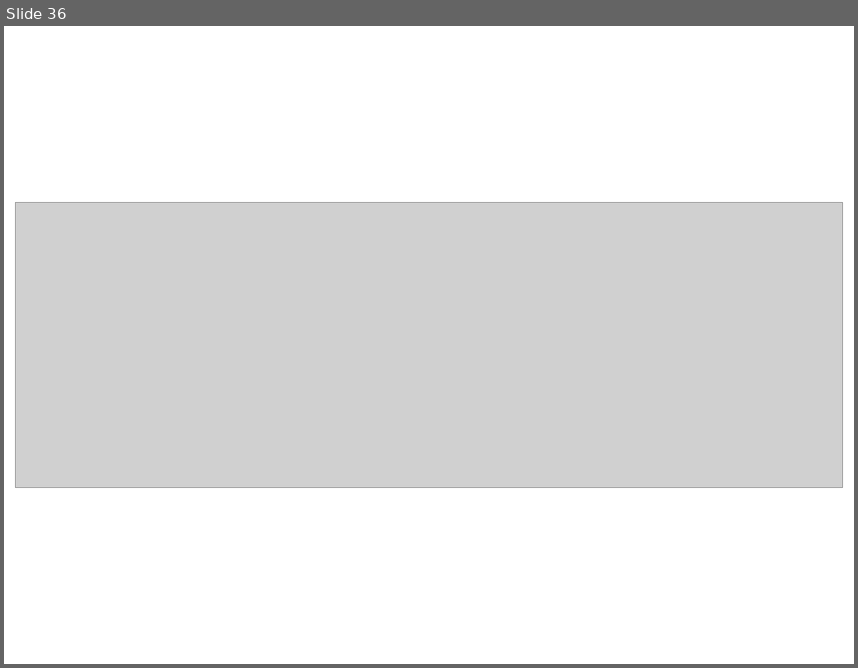
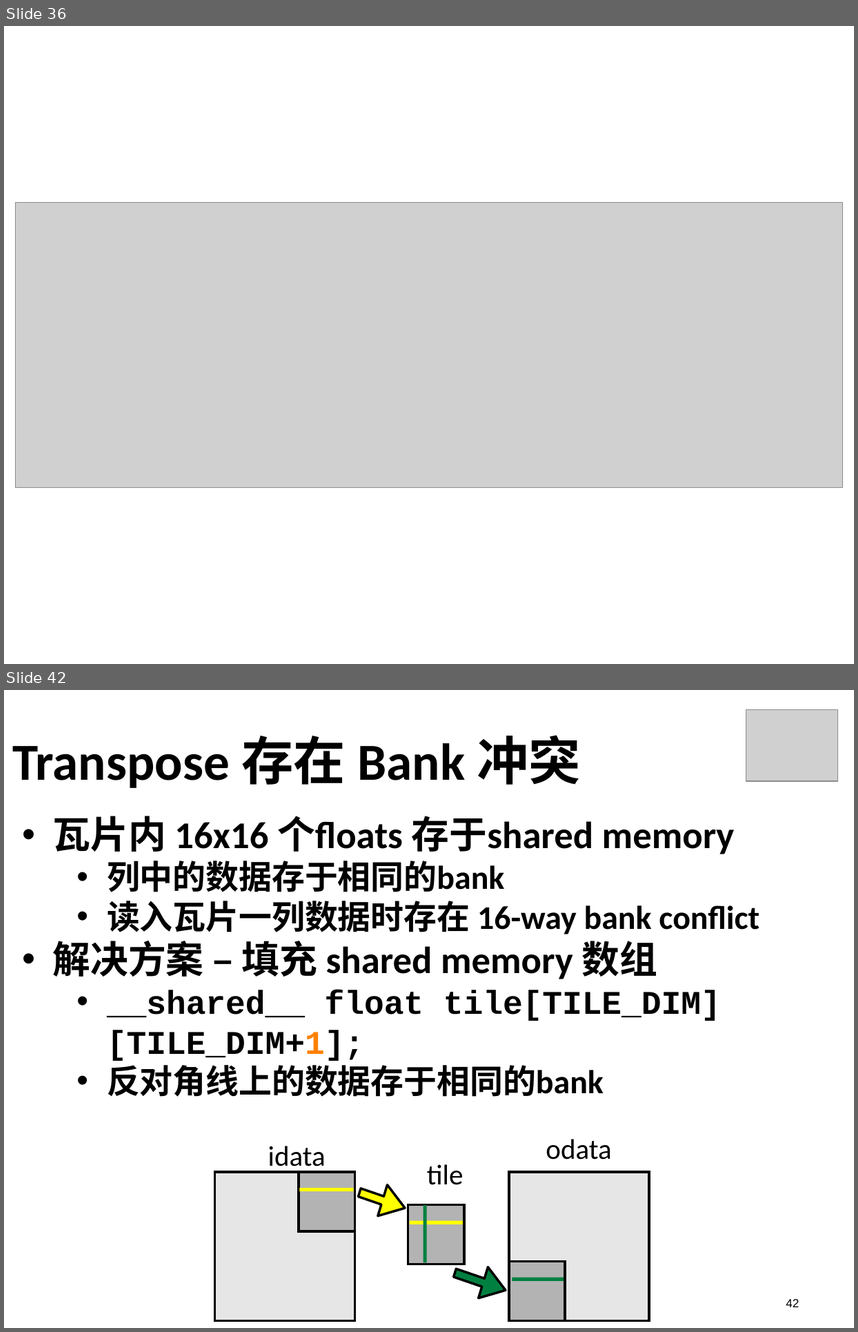
Before and after one commit to soulsheng/CUDA-Practice, a slide deck: doc/CUDA编程实训_day1_pm(20141219Liu).pptx. Shown one above the other, each under a label of ours: slide 36 before the commit, slides 36 and 42 after it; the slides between them are not shown. The pictures are 858x668 and 858x1332 pixels, drawn with LibreOffice and Linux fonts; fonts in the diff are those of the drawing; grey boxes stand for pictures. Boxes give left, top, right and bottom in pixels: in the first picture for what was removed or moved away, otherwise in the second. Text is boxed around its words. In the diff, an @@ line names an element or a change of style, - is before the commit and + after.

```diff
--- a/doc/CUDA编程实训_day1_pm(20141219Liu).pptx
+++ b/doc/CUDA编程实训_day1_pm(20141219Liu).pptx
@@ slide 42 added at bbox=[4, 690, 854, 1328], background #FFFFFF @@
@@ picture added at bbox=[746, 709, 838, 781] @@
@@ title added at bbox=[12, 735, 582, 788], 44 pt, text #000000, bold @@
+Transpose 存在 Bank 冲突
@@ text added at bbox=[53, 816, 760, 1096], 28 pt, text #000000, bold @@
+• 瓦片内 16x16 个floats 存于shared memory
+  • 列中的数据存于相同的bank
+  • 读入瓦片一列数据时存在 16-way bank conflict
+• 解决方案 – 填充 shared memory 数组
+  • __shared__ float tile[TILE_DIM][TILE_DIM+1];
+  • 反对角线上的数据存于相同的bank
@@ group added at bbox=[215, 1138, 649, 1321]: 5 rectangles, 4 lines, 3 texts, 2 freeform shapes @@
+idata
+odata
+tile
@@ page number added at bbox=[786, 1299, 799, 1307], 10 pt, text #000000 @@
+42
```
Also in this commit, not shown: 2 slides changed, 5 other slides added.
